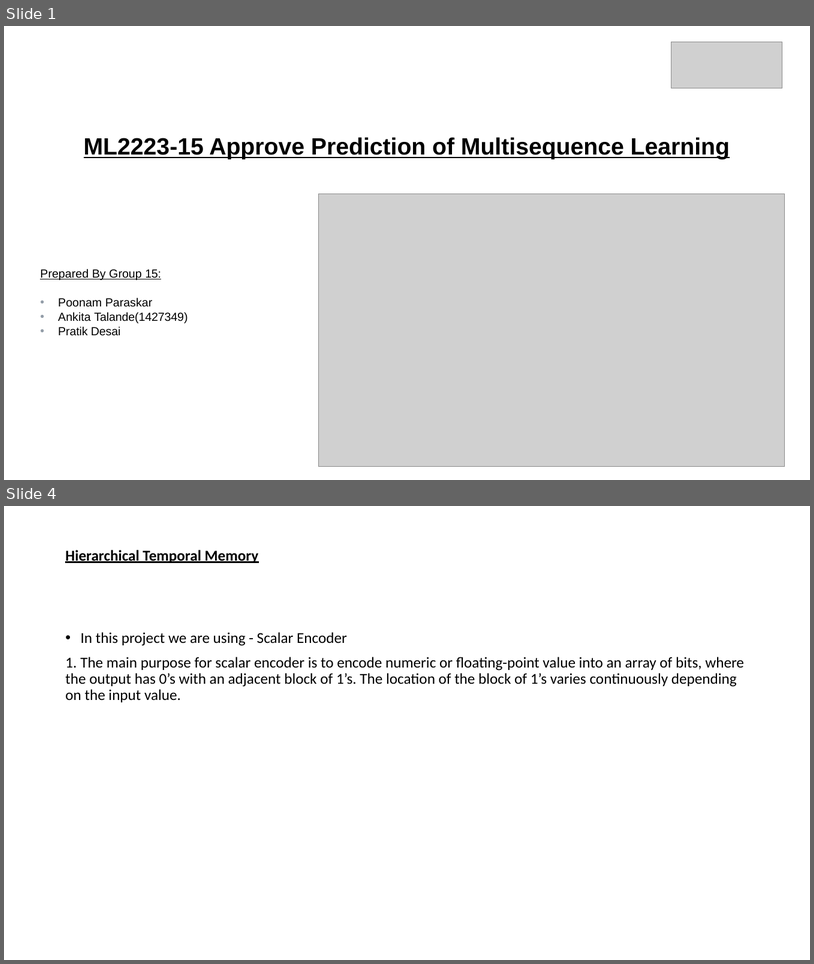
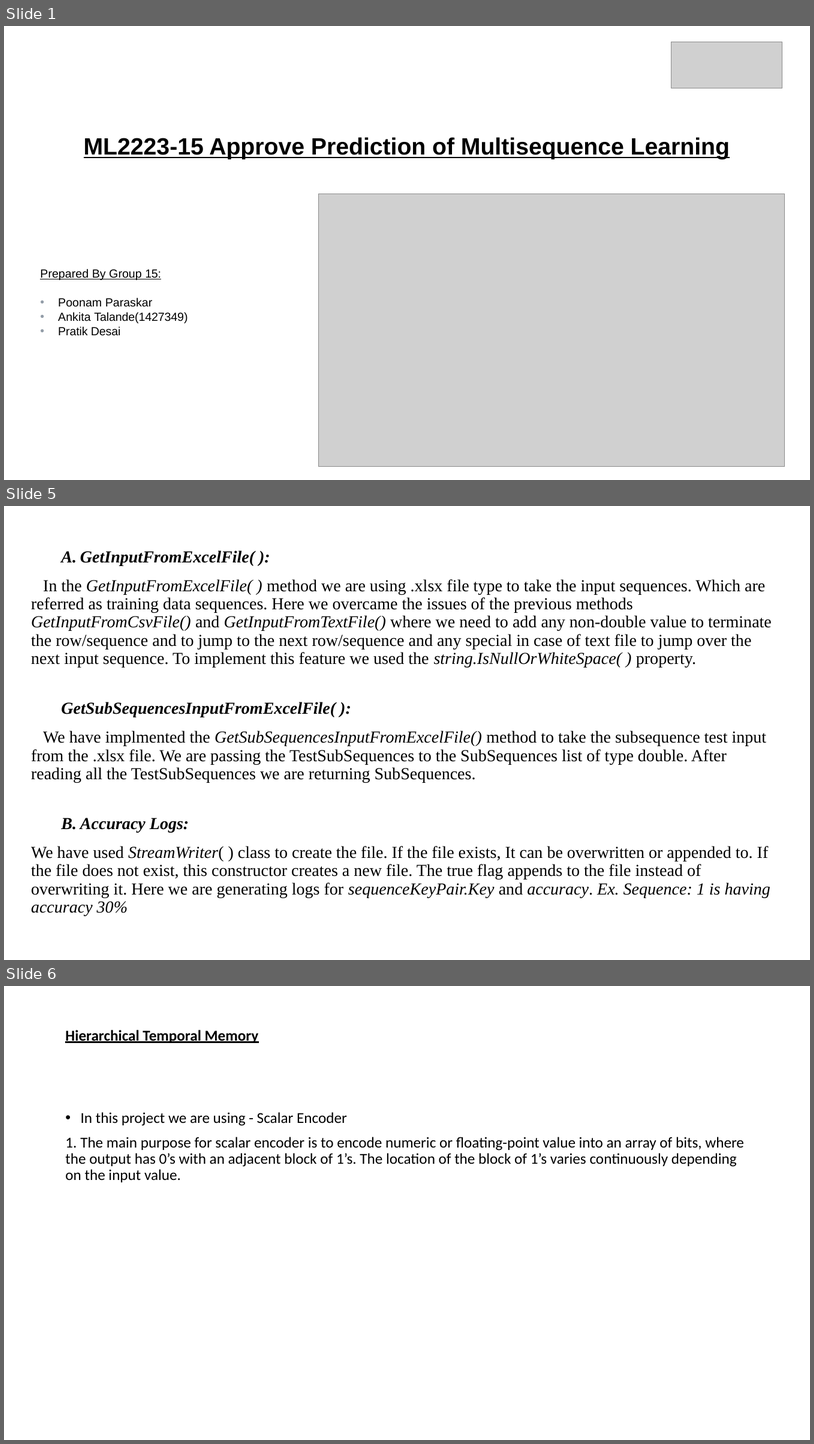
Before and after one commit to ddobric/neocortexapi, a slide deck: source/MultiSequenceLearning_Team_MSL/Documentation/ML2223_15 Approve Prediction of Multisequence Learning.pptx. Shown one above the other, each under a label of ours: slides 1 and 4 before the commit, slides 1, 5 and 6 after it; the slides between them are not shown. The pictures are 814x964 and 814x1444 pixels, drawn with LibreOffice and Linux fonts; fonts in the diff are those of the drawing; grey boxes stand for pictures. Boxes give left, top, right and bottom in pixels: in the first picture for what was removed or moved away, otherwise in the second. Text is boxed around its words. In the diff, an @@ line names an element or a change of style, - is before the commit and + after.

```diff
--- a/source/MultiSequenceLearning_Team_MSL/Documentation/ML2223_15 Approve Prediction of Multisequence Learning.pptx
+++ b/source/MultiSequenceLearning_Team_MSL/Documentation/ML2223_15 Approve Prediction of Multisequence Learning.pptx
@@ slide 5 added at (x1=4, y1=506, x2=810, y2=960), background #FFFFFF @@
@@ subtitle added at (x1=31, y1=550, x2=772, y2=915), 20 pt, text #000000 @@
+  A. GetInputFromExcelFile( ):
+In the GetInputFromExcelFile( ) method we are using .xlsx file type to take the input sequences. Which are referred as training data sequences. Here we overcame the issues of the previous methods GetInputFromCsvFile() and GetInputFromTextFile() where we need to add any non-double value to terminate the row/sequence and to jump to the next row/sequence and any special in case of text file to jump over the next input sequence. To implement this feature we used the string.IsNullOrWhiteSpace( ) property.
+  GetSubSequencesInputFromExcelFile( ):
+We have implmented the GetSubSequencesInputFromExcelFile() method to take the subsequence test input from the .xlsx file. We are passing the TestSubSequences to the SubSequences list of type double. After reading all the TestSubSequences we are returning SubSequences.
+  A. Accuracy Logs:
+We have used StreamWriter( ) class to create the file. If the file exists, It can be overwritten or appended to. If the file does not exist, this constructor creates a new file. The true flag appends to the file instead of overwriting it. Here we are generating logs for sequenceKeyPair.Key and accuracy. Ex. Sequence: 1 is having accuracy 30%
@@ what was slide 4 is now slide 6 @@
```
Also in this commit, not shown: 4 other slides added, 2 slides removed.
